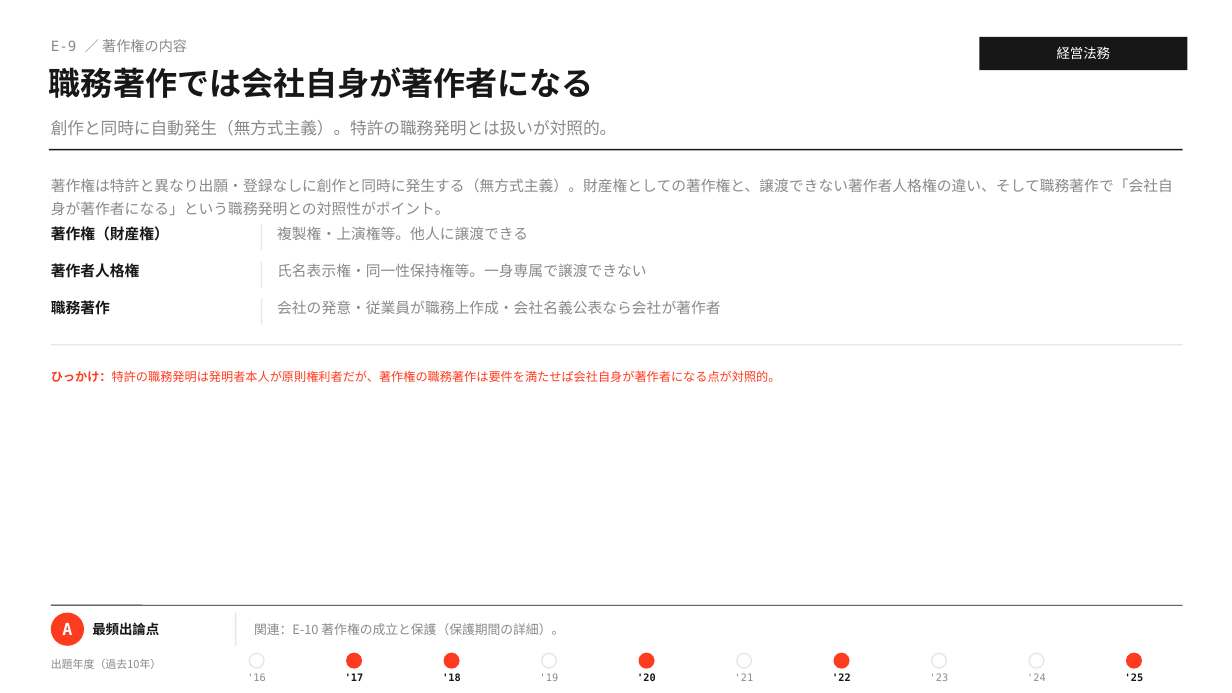
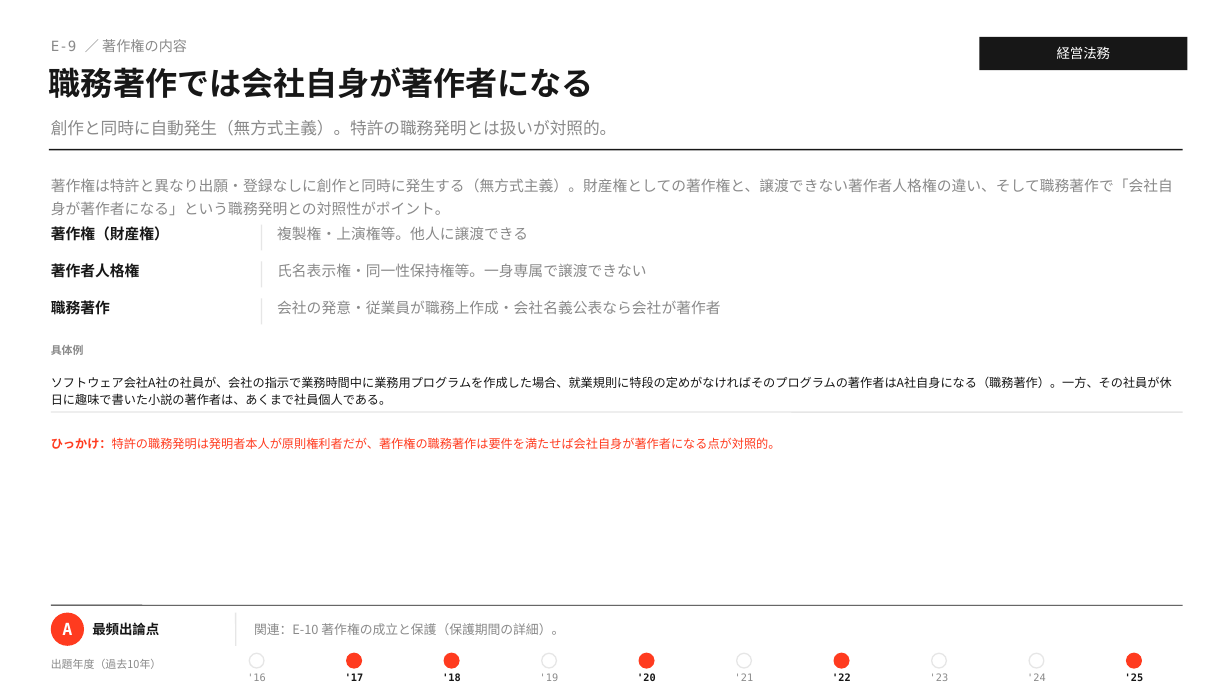
Before and after one commit to MasatoshiSano/SMEC, a slide deck: slide 17 of slides/1st_stage/E_business_law.pptx. Drawn at 1232x693 pixels with LibreOffice and Linux fonts; fonts in the diff are those of the drawing. Boxes give left, top, right and bottom in pixels: in the first picture for what was removed or moved away, otherwise in the second. Text is boxed around its words. In the diff, an @@ line names an element or a change of style, - is before the commit and + after.

```diff
--- a/slides/1st_stage/E_business_law.pptx
+++ b/slides/1st_stage/E_business_law.pptx
@@ text added at bbox=[51, 345, 1172, 405], 9.5 pt, text #171717 @@
+具体例
+ソフトウェア会社A社の社員が、会社の指示で業務時間中に業務用プログラムを作成した場合、就業規則に特段の定めがなければそのプログラムの著作者はA社自身になる（職務著作）。一方、その社員が休日に趣味で書いた小説の著作者は、あくまで社員個人である。
@@ line moved from (51, 345) - (1183, 345) to (51, 412) - (1183, 412) @@
@@ text "ひっかけ：特許の職務発明は発明者本人が原則権利者だが、著作権の職務著作は要件を満たせば会社自身が著作者になる点が対照的。": place and size @@
-text "ひっかけ：特許の職務発明は発明者本人が原則権利者だが、著作権の職務著作は要件を満たせば会社自身が著作者になる点が対照的。" at bbox=[51, 370, 781, 382]
+text "ひっかけ：特許の職務発明は発明者本人が原則権利者だが、著作権の職務著作は要件を満たせば会社自身が著作者になる点が対照的。" at bbox=[51, 437, 781, 449]
```
Also in this commit, not shown: 17 other slides changed, 2 other files.
